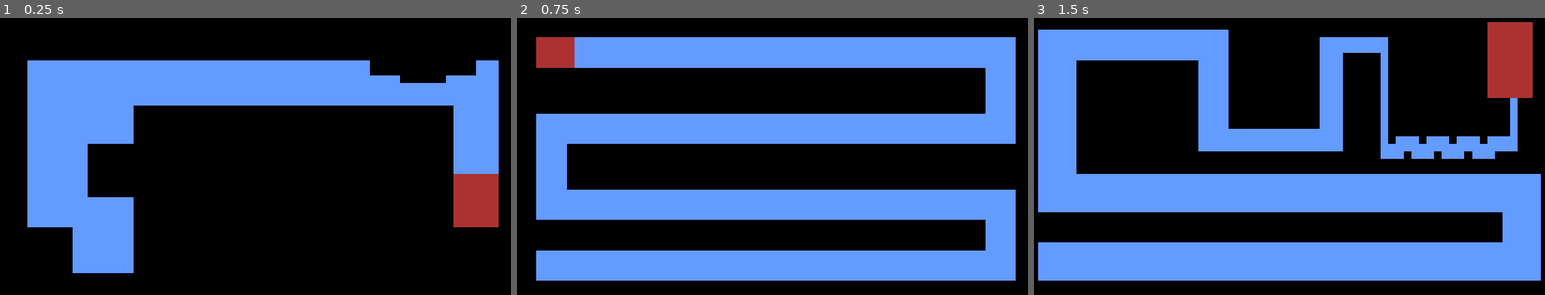
Above: before the commit, frames 1-3 (left to right).
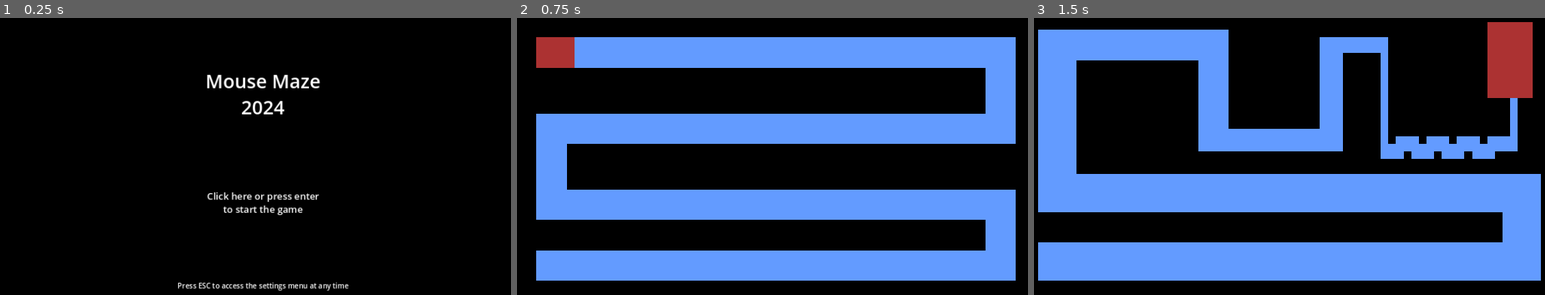
Above: after the commit, the same moments.

Repository: kirby-b/Mouse-Maze-Godot
Game: Godot game, scene res://scenes/start_menu.tscn
Same seed, same stepped clock (60 frames per second), same inputs: the game is played once before the commit and once after it. Before the commit the project starts from res://scenes/lvl_1.tscn.
Inputs (mouse positions are in pixels of both pictures, inside the frame that each line leads up to):
- Up to frame 1 (0.25 s): no input
- Up to frame 2 (0.75 s): tap Enter (ui_accept) at 0.5 s; move the mouse to (992, 200) at 0.52 s; hold Enter (ui_accept) from 0.53 s (still down)
- Up to frame 3 (1.5 s): move the mouse to (1074, 54) at 1.27 s; release Enter (ui_accept) at 1.28 s; tap Enter (ui_accept) at 1.35 s

The runs differ from the first frame. In frame 1, 28% of the frame differs, in the area x 5-98%, y 15-99%; in frame 2, nothing differs; in frame 3, nothing differs.

Commit message:
Added a start menu s

Diff:
--- a/project.godot
+++ b/project.godot
@@ -11,7 +11,7 @@
 [application]
 
 config/name="Mouse Maze 2024"
-run/main_scene="res://scenes/lvl_1.tscn"
+run/main_scene="res://scenes/start_menu.tscn"
 config/features=PackedStringArray("4.3", "Forward Plus")
 config/icon="res://media/icon.svg"
 
--- /dev/null
+++ b/scenes/start_menu.tscn
@@ -0,0 +1,53 @@
+[gd_scene load_steps=3 format=3 uid="uid://ck11yofccco3o"]
+
+[ext_resource type="Script" path="res://scripts/start_menu.gd" id="1_b1tkf"]
+
+[sub_resource type="RectangleShape2D" id="RectangleShape2D_b2mk4"]
+size = Vector2(256, 64)
+
+[node name="StartMenu" type="Node2D"]
+script = ExtResource("1_b1tkf")
+
+[node name="ColorRect" type="ColorRect" parent="."]
+offset_right = 1152.0
+offset_bottom = 648.0
+color = Color(0.00184107, 0.00184107, 0.00184107, 1)
+
+[node name="RichTextLabel" type="RichTextLabel" parent="."]
+offset_left = 384.0
+offset_top = 128.0
+offset_right = 768.0
+offset_bottom = 256.0
+bbcode_enabled = true
+text = "[font_size=40][center]Mouse Maze
+2024[/center][/font_size]"
+
+[node name="StartButton" type="Node" parent="."]
+
+[node name="Area2D" type="Area2D" parent="StartButton"]
+position = Vector2(448, 384)
+
+[node name="CollisionShape2D" type="CollisionShape2D" parent="StartButton/Area2D"]
+position = Vector2(128, 32)
+shape = SubResource("RectangleShape2D_b2mk4")
+
+[node name="RichTextLabel" type="RichTextLabel" parent="StartButton"]
+offset_left = 448.0
+offset_top = 384.0
+offset_right = 704.0
+offset_bottom = 448.0
+bbcode_enabled = true
+text = "[font_size=20][center]Click here or press enter to start the game[/center][/font_size]"
+
+[node name="MenuTip" type="Node" parent="."]
+
+[node name="RichTextLabel" type="RichTextLabel" parent="MenuTip"]
+offset_left = 320.0
+offset_top = 576.0
+offset_right = 832.0
+offset_bottom = 640.0
+bbcode_enabled = true
+text = "[font_size=15][center]Press ESC to access the settings menu at any time[/center][/font_size]"
+
+[connection signal="mouse_entered" from="StartButton/Area2D" to="." method="_on_area_2d_mouse_entered"]
+[connection signal="mouse_exited" from="StartButton/Area2D" to="." method="_on_area_2d_mouse_exited"]
--- /dev/null
+++ b/scripts/start_menu.gd
@@ -0,0 +1,7 @@
+extends Node2D
+
+
+# Called every frame. 'delta' is the elapsed time since the previous frame.
+func _process(_delta):
+	if Input.is_action_just_pressed("ui_accept"):
+		get_tree().change_scene_to_file("res://scenes/lvl_1.tscn")
